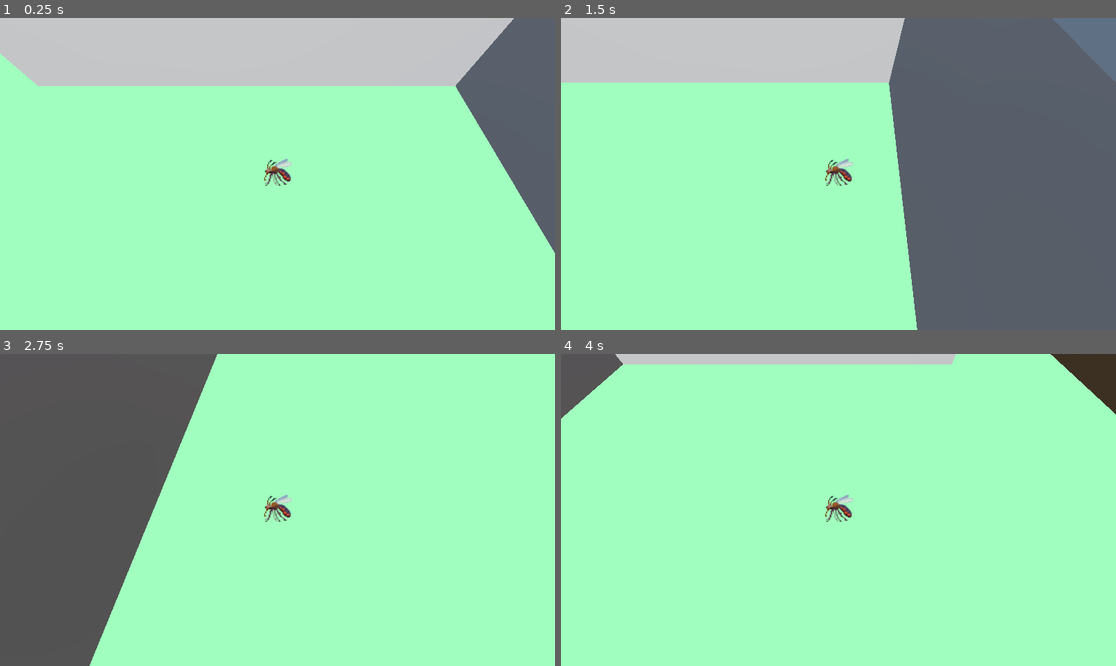
Above: before the commit, frames 1-4 (two rows, left to right).
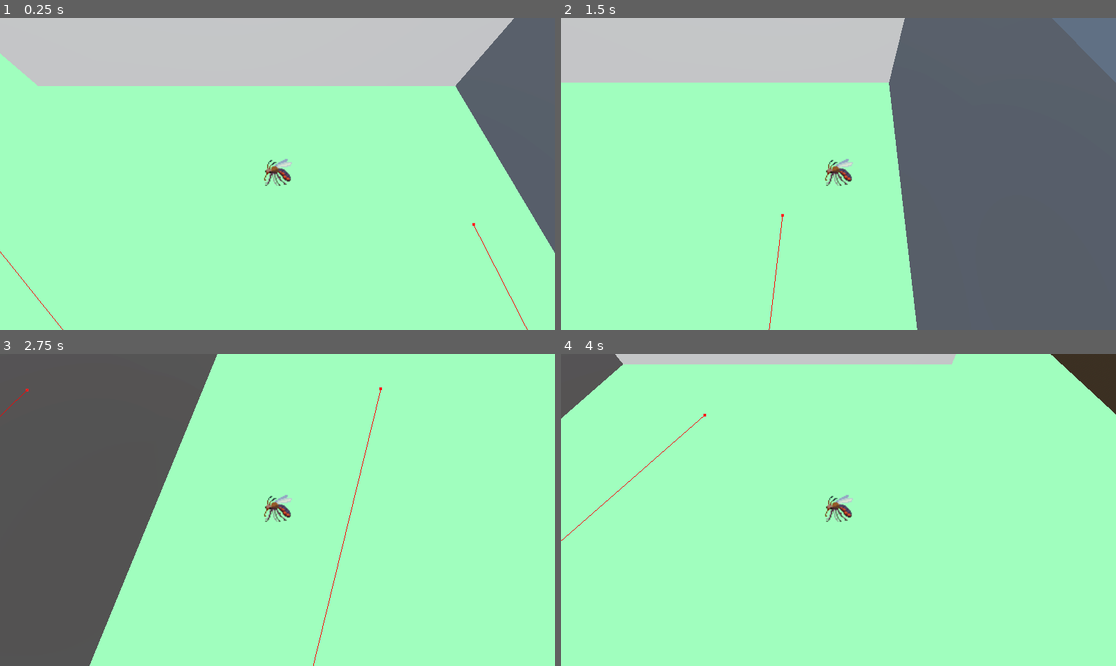
Above: after the commit, the same moments.

Repository: BrownRISDGameDevelopers/mosquito-simulator
Game: Godot game, scene res://scenes/Map.tscn
Same seed, same stepped clock (60 frames per second), same inputs: the game is played once before the commit and once after it. The engine's default icon, where the game draws it, is replaced by a stand-in: a white triangle on a blue panel in a dark square.
Inputs:
- Up to frame 1 (0.25 s): no input
- Up to frame 2 (1.5 s): tap Enter at 0.5 s; hold D (right) 0.53-1.28 s; hold Shift (sprint) 0.53-1.28 s; hold S (down) from 1.28 s (still down); tap Space (suck) at 1.35 s
- Up to frame 3 (2.75 s): release S (down) at 2.03 s; hold D (right) from 2.03 s (still down); hold Shift (sprint) from 2.03 s (still down)
- Up to frame 4 (4 s): release D (right) at 2.78 s; release Shift (sprint) at 2.78 s; hold W (up) 2.78-3.53 s; tap Space (suck) at 2.85 s; hold A (left) from 3.53 s (still down); hold Shift (sprint) from 3.53 s (still down)

The runs differ from the first frame. In frame 1, less than 0.1% of the frame differs, in the area x 0-96%, y 65-100%; in frame 2, less than 0.1%; in frame 3, 0.1%, in the area x 0-69%, y 10-100%; in frame 4, less than 0.1%.

Commit message:
better arm shadow

Diff:
--- a/scenes/Map.tscn
+++ b/scenes/Map.tscn
@@ -91,7 +91,19 @@
 player = NodePath("../Player")
 
 [node name="NPC" parent="." groups=["Campers"] instance=ExtResource("3_xkm8s")]
-transform = Transform3D(1, 0, 0, 0, 1, 0, 0, 0, 1, -1, 0.18363154, -2)
+transform = Transform3D(1, 0, 0, 0, 1, 0, 0, 0, 1, 2.5314417, 0.18363154, -2)
+
+[node name="NPC2" parent="." groups=["Campers"] instance=ExtResource("3_xkm8s")]
+transform = Transform3D(1, 0, 0, 0, 1, 0, 0, 0, 1, 1.7527454, 0.18363154, -2)
+
+[node name="NPC3" parent="." groups=["Campers"] instance=ExtResource("3_xkm8s")]
+transform = Transform3D(1, 0, 0, 0, 1, 0, 0, 0, 1, 1.7472253, 0.36726308, 1.4649217)
+
+[node name="NPC4" parent="." groups=["Campers"] instance=ExtResource("3_xkm8s")]
+transform = Transform3D(1, 0, 0, 0, 1, 0, 0, 0, 1, -2.7356477, 0.5508946, -1.1155088)
+
+[node name="NPC5" parent="." groups=["Campers"] instance=ExtResource("3_xkm8s")]
+transform = Transform3D(1, 0, 0, 0, 1, 0, 0, 0, 1, -0.8179045, 0.73452616, 1.4787421)
 
 [connection signal="change_blood_rate" from="Player" to="." method="_on_player_change_blood_rate"]
 [connection signal="minigame_toggle" from="Player" to="." method="_on_player_minigame_toggle"]
--- a/scenes/SwatMinigame.tscn
+++ b/scenes/SwatMinigame.tscn
@@ -1,9 +1,10 @@
-[gd_scene load_steps=6 format=3 uid="uid://21duxb65jl10"]
+[gd_scene load_steps=7 format=3 uid="uid://21duxb65jl10"]
 
 [ext_resource type="Script" uid="uid://bbwtfw2j6qh7v" path="res://scripts/swat_minigame.gd" id="1_vn5tw"]
 [ext_resource type="PackedScene" uid="uid://dqrapnubr13ws" path="res://scenes/Player2D.tscn" id="1_xre7j"]
-[ext_resource type="Texture2D" uid="uid://dfvr3vo4ndjrf" path="res://assets/hand.png" id="3_yq4fx"]
+[ext_resource type="Texture2D" uid="uid://db5u83s67jvv6" path="res://assets/longer arm.PNG" id="3_eb7gk"]
 [ext_resource type="PackedScene" uid="uid://cmbjd2lukby5b" path="res://scenes/Swatter.tscn" id="4_y7wqd"]
+[ext_resource type="PackedScene" uid="uid://cymhomd4q4qen" path="res://scenes/TutorialTileMap.tscn" id="5_eb7gk"]
 
 [sub_resource type="RectangleShape2D" id="RectangleShape2D_86fu8"]
 size = Vector2(836, 2511)
@@ -13,10 +14,11 @@
 swatter_scene = ExtResource("4_y7wqd")
 
 [node name="Hand" type="Sprite2D" parent="."]
+clip_children = 2
 position = Vector2(-56, -559)
 rotation = 1.5707964
-scale = Vector2(2.2919128, 2.7576144)
-texture = ExtResource("3_yq4fx")
+scale = Vector2(2.758, 2.758)
+texture = ExtResource("3_eb7gk")
 
 [node name="MinigameBounds" type="Area2D" parent="."]
 
@@ -27,4 +29,8 @@
 
 [node name="Player2D" parent="." instance=ExtResource("1_xre7j")]
 
+[node name="TileMap" parent="." instance=ExtResource("5_eb7gk")]
+z_index = -190
+position = Vector2(-1466, -273)
+
 [connection signal="body_exited" from="MinigameBounds" to="." method="_on_minigame_bounds_body_exited"]
--- a/scenes/Swatter.tscn
+++ b/scenes/Swatter.tscn
@@ -1,13 +1,8 @@
-[gd_scene load_steps=11 format=3 uid="uid://cmbjd2lukby5b"]
+[gd_scene load_steps=9 format=3 uid="uid://cmbjd2lukby5b"]
 
 [ext_resource type="Script" uid="uid://bc0may7e5kl3r" path="res://scripts/swatter.gd" id="1_76vkj"]
-[ext_resource type="Texture2D" uid="uid://dfvr3vo4ndjrf" path="res://assets/hand.png" id="2_76vkj"]
-[ext_resource type="Shader" uid="uid://b5hqujikl2ixt" path="res://assets/hand shadow.gdshader" id="3_qaa4o"]
+[ext_resource type="Texture2D" uid="uid://db5u83s67jvv6" path="res://assets/longer arm.PNG" id="2_q1jp2"]
 [ext_resource type="Texture2D" uid="uid://o3x2bnnwk63e" path="res://assets/hand shadow.png" id="4_ohlua"]
-
-[sub_resource type="ShaderMaterial" id="ShaderMaterial_7n6sg"]
-shader = ExtResource("3_qaa4o")
-shader_parameter/strength = 1.0
 
 [sub_resource type="CapsuleShape2D" id="CapsuleShape2D_76vkj"]
 radius = 78.0
@@ -21,7 +16,7 @@
 tracks/0/type = "bezier"
 tracks/0/imported = false
 tracks/0/enabled = true
-tracks/0/path = NodePath("Tree:position:x")
+tracks/0/path = NodePath("Hand:position:x")
 tracks/0/interp = 1
 tracks/0/loop_wrap = true
 tracks/0/keys = {
@@ -32,7 +27,7 @@
 tracks/1/type = "bezier"
 tracks/1/imported = false
 tracks/1/enabled = true
-tracks/1/path = NodePath("Tree:position:y")
+tracks/1/path = NodePath("Hand:position:y")
 tracks/1/interp = 1
 tracks/1/loop_wrap = true
 tracks/1/keys = {
@@ -47,7 +42,7 @@
 tracks/0/type = "bezier"
 tracks/0/imported = false
 tracks/0/enabled = true
-tracks/0/path = NodePath("Tree:position:x")
+tracks/0/path = NodePath("Hand:position:x")
 tracks/0/interp = 1
 tracks/0/loop_wrap = true
 tracks/0/keys = {
@@ -58,7 +53,7 @@
 tracks/1/type = "bezier"
 tracks/1/imported = false
 tracks/1/enabled = true
-tracks/1/path = NodePath("Tree:position:y")
+tracks/1/path = NodePath("Hand:position:y")
 tracks/1/interp = 1
 tracks/1/loop_wrap = true
 tracks/1/keys = {
@@ -91,22 +86,24 @@
 }
 
 [node name="Swatter" type="CharacterBody2D"]
+scale = Vector2(1.3, 1.3)
 collision_layer = 2
 collision_mask = 2
 script = ExtResource("1_76vkj")
 swat_speed = 2.0
 movement_speed = 550.0
 
-[node name="Tree" type="Sprite2D" parent="."]
+[node name="Hand" type="Node2D" parent="."]
+z_index = 1
 position = Vector2(0, -200)
 scale = Vector2(0.23842594, 0.23842591)
 
-[node name="Hand" type="Sprite2D" parent="Tree"]
-position = Vector2(448.7767, 117.436905)
-texture = ExtResource("2_76vkj")
+[node name="HandOffset" type="Sprite2D" parent="Hand"]
+position = Vector2(1887.3787, 20.970896)
+texture = ExtResource("2_q1jp2")
 
-[node name="Tree2" type="Sprite2D" parent="."]
-material = SubResource("ShaderMaterial_7n6sg")
+[node name="Shadow" type="Sprite2D" parent="."]
+modulate = Color(0.27450982, 0.27450982, 0.27450982, 0.57254905)
 position = Vector2(111.99999, 6)
 scale = Vector2(0.23842594, 0.23842591)
 texture = ExtResource("4_ohlua")
--- a/scripts/swat_minigame.gd
+++ b/scripts/swat_minigame.gd
@@ -22,11 +22,13 @@
 		return
 	var swatter_angle = randf() * 2 * PI
 	var swatter_offset = Vector2(cos(swatter_angle), sin(swatter_angle)) * swatter_distance
-	var new_swatter = swatter_scene.instantiate()
+	var new_swatter: Node2D = swatter_scene.instantiate()
 	new_swatter.player = player
 	new_swatter.position = swatter_offset
 	extra_swatters.append(new_swatter)
-	add_child(new_swatter)
+	new_swatter.scale /= $Hand.scale
+	new_swatter.rotation = -$Hand.rotation
+	$Hand.add_child(new_swatter)
 
 func reset():
 	for swatter in extra_swatters:
Binary file added: assets/longer arm.PNG
Not shown, added: assets/longer arm.PNG.import
